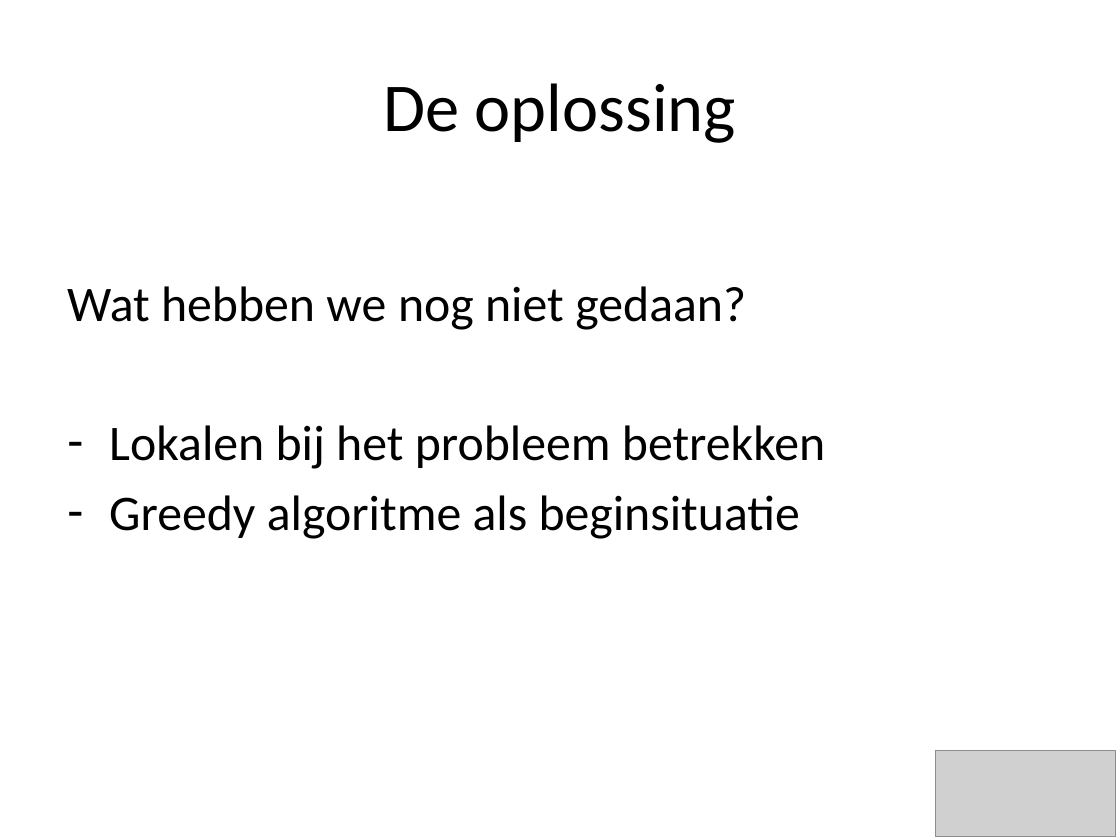
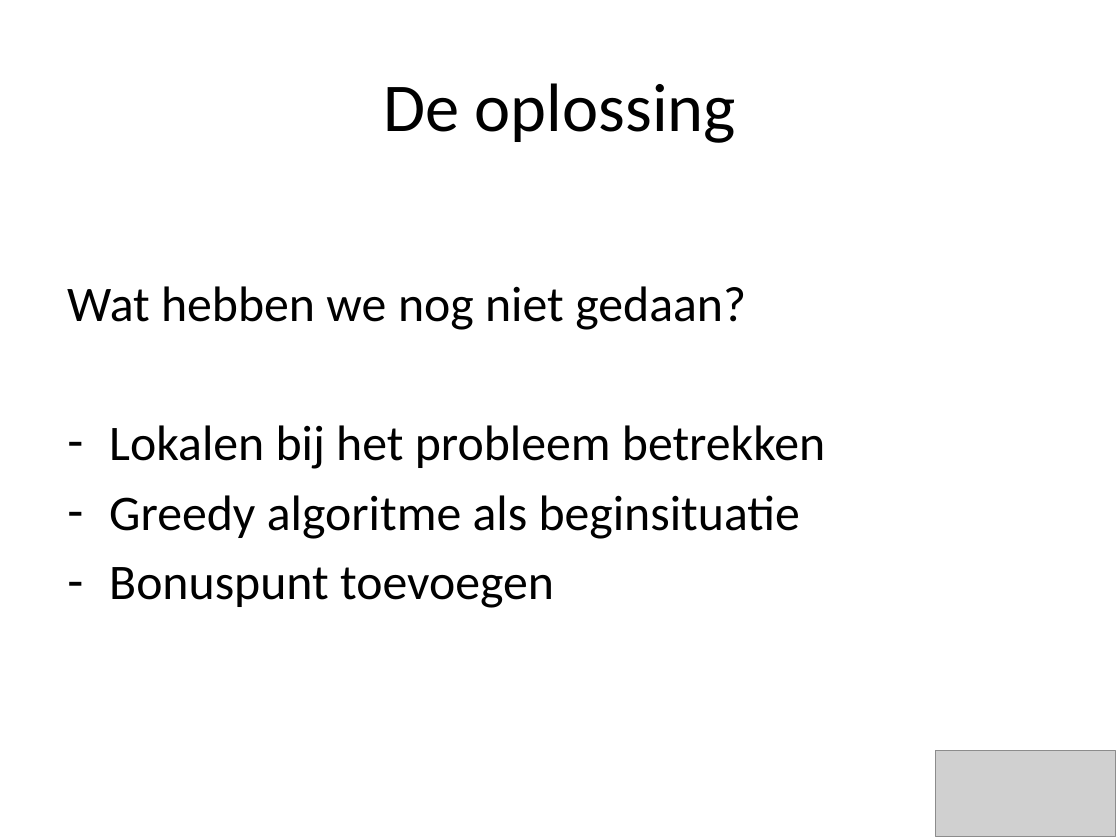
Before and after one commit to Yamievw/class95, a slide deck: slide 5 of Lesroosters2.pptx. Drawn at 1120x840 pixels with LibreOffice and Linux fonts; fonts in the diff are those of the drawing; grey boxes stand for pictures; background and template pictures are left out. Boxes give left, top, right and bottom in pixels: in the first picture for what was removed or moved away, otherwise in the second. Text is boxed around its words. In the diff, an @@ line names an element or a change of style, - is before the commit and + after.

```diff
--- a/Lesroosters2.pptx
+++ b/Lesroosters2.pptx
@@ text at [109, 567, 554, 608]: paragraph added @@
+– Bonuspunt toevoegen
```
Also in this commit, not shown: 5 other slides changed, 2 slides added.
